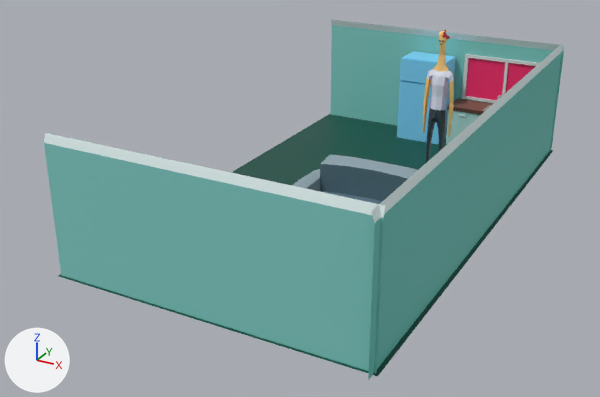
The Blender file Blender/oldroseKitchen.blend: old version first, new version second.
Both versions are drawn from a 50 mm camera at (18.2, -44.4, 18.9) aimed at (-1.5, -8.5, 0.9). Arrows for +X, +Y and +Z are at lower left; the lights stay in place.

In view in the first picture: 'Cube', 'Fridge', 'Wall', 'Wall.002', 'Wall.003', 'floor', 'fridgeDoorDown', 'fridgeDoorUp', 'kitchenTable', 'kitchenbox', 'tallman', 'window'.
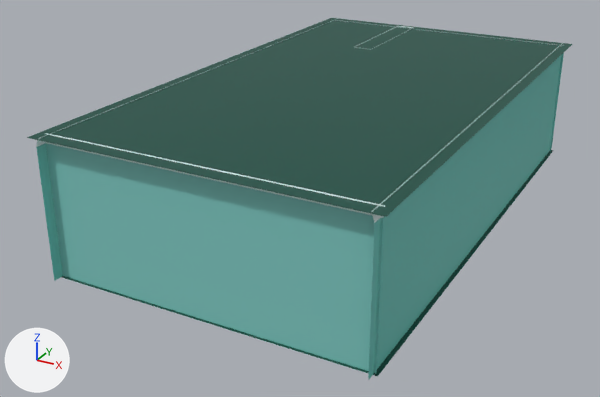
What differs and where, as boxes (x1, y1, x2, y2) in the pictures (600 x 397 px):
'ceiling', shown (green): after (27, 18, 572, 217)
'tallman', hidden: before (423, 29, 454, 163)
'Wall.004', shown (cyan): after (36, 18, 339, 281)
'Wall.001', shown: after (354, 26, 414, 50)
'Wall', unchanged, covered by the edit: before (330, 20, 564, 151); after (335, 20, 564, 151)
'floor', unchanged, covered by the edit: before (58, 114, 554, 376); after (62, 150, 554, 376)
'Cube', unchanged, covered by the edit: before (292, 154, 418, 204)
'window', unchanged, covered by the edit: before (462, 54, 539, 103)

The change, as a diff of the scene's bpy script:
```diff
--- a/Blender/oldroseKitchen.blend.py
+++ b/Blender/oldroseKitchen.blend.py
@@ ob_tallman @@
 ob_tallman = bpy.data.objects.new('tallman', me_cube_011)
-ob_tallman.location = (2.83, 0.22, 0.0)
+ob_tallman.location = (0.0, 0.0, 0.0)
+ob_tallman.hide_viewport = True
@@ ob_wall_004 @@
 ob_wall_004.rotation_euler = (0.0, 0.0, 7.854)  # degrees (0, 0, 90)
-ob_wall_004.hide_viewport = True
@@ ob_wall_001 @@
 ob_wall_001.rotation_euler = (0.0, 0.0, -1.571)  # degrees (0, 0, -90)
-ob_wall_001.hide_viewport = True
@@ ob_ceiling @@
 ob_ceiling.location = (0.0, -5.92, 6.93)
-ob_ceiling.hide_viewport = True
```
